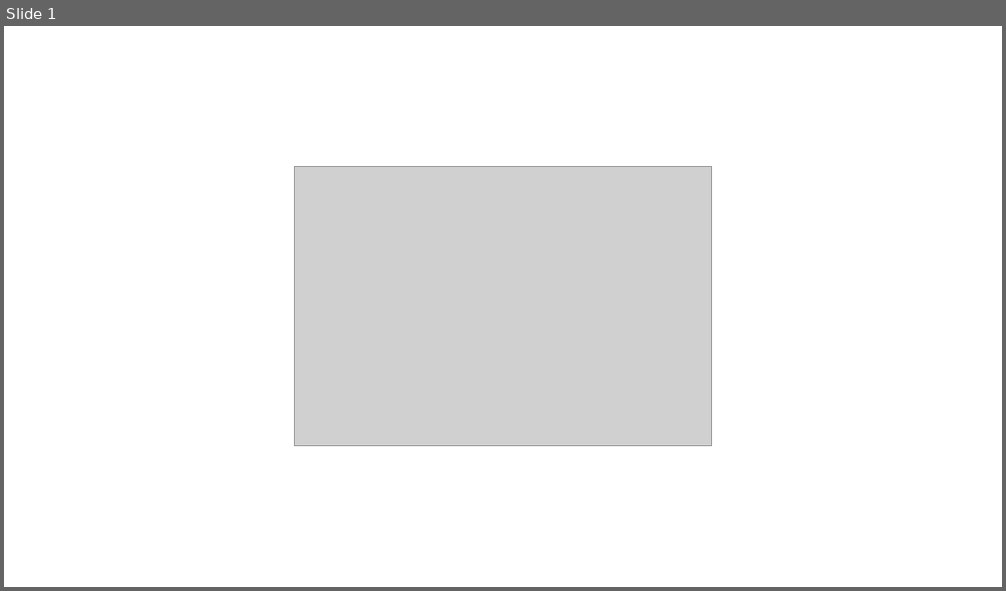
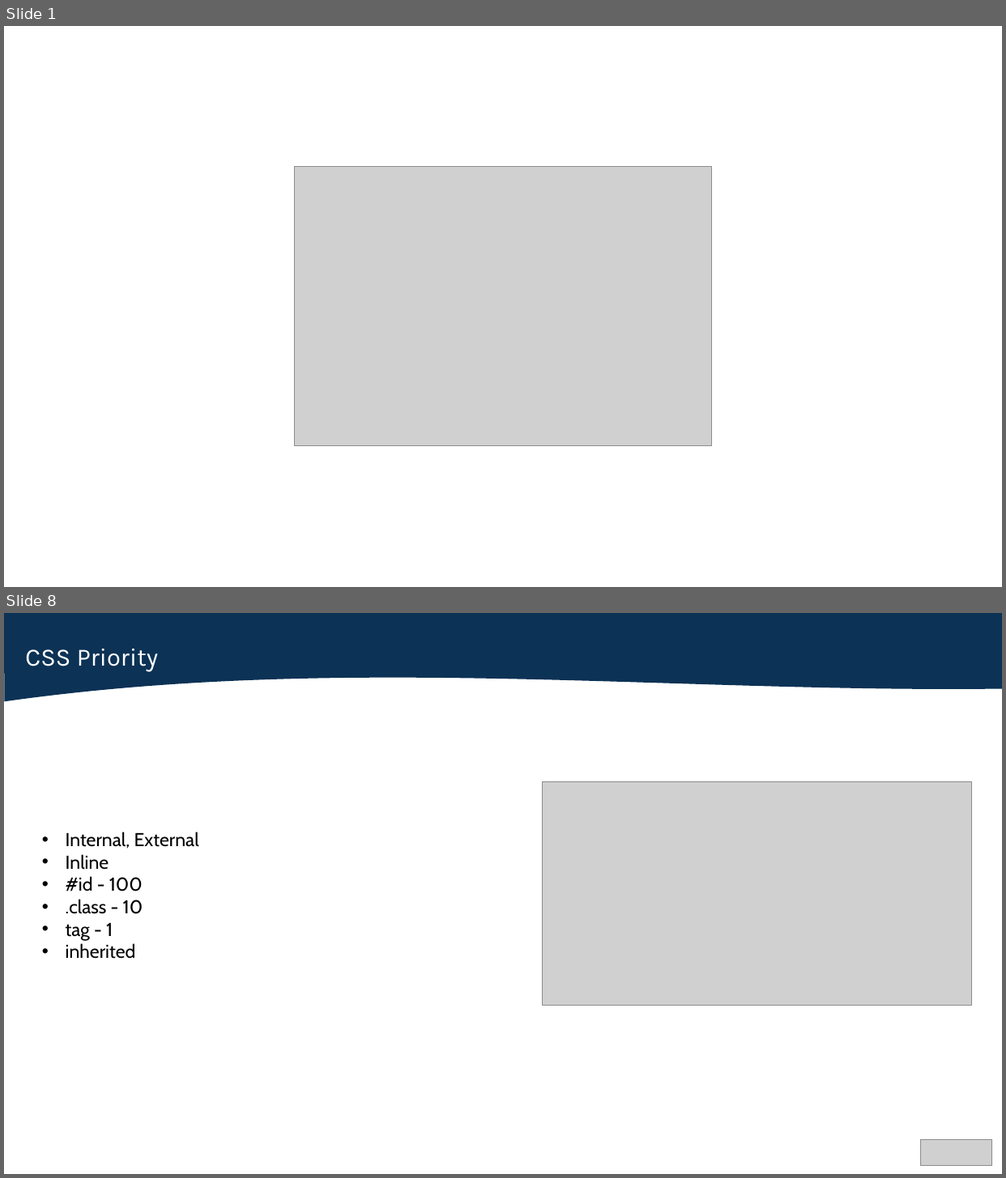
Before and after one commit to Luca-Linh/Odoo-Project, a slide deck: FE_Lesson/Lesson-1.pptx. Shown one above the other, each under a label of ours: slide 1 before the commit, slides 1 and 8 after it; the slides between them are not shown. The pictures are 1006x591 and 1006x1178 pixels, drawn with LibreOffice and Linux fonts; fonts in the diff are those of the drawing; grey boxes stand for pictures. Boxes give left, top, right and bottom in pixels: in the first picture for what was removed or moved away, otherwise in the second. Text is boxed around its words. In the diff, an @@ line names an element or a change of style, - is before the commit and + after.

```diff
--- a/FE_Lesson/Lesson-1.pptx
+++ b/FE_Lesson/Lesson-1.pptx
@@ slide 8 added at (x1=4, y1=613, x2=1002, y2=1174), background #FFFFFF @@
@@ freeform shape added at (x1=4, y1=613, x2=1002, y2=701), fill #0C3255 @@
@@ text added at (x1=25, y1=649, x2=158, y2=672), 24 pt, text #FFFFFF @@
+CSS Priority
@@ picture added at (x1=543, y1=781, x2=971, y2=1006) @@
@@ text added at (x1=66, y1=832, x2=199, y2=959), 18 pt, text #000000 @@
+• Internal, External
+• Inline
+• #id - 100
+• .class - 10
+• tag - 1
+• inherited
@@ picture added at (x1=921, y1=1140, x2=992, y2=1165) @@
```
Also in this commit, not shown: 2 slides changed, 11 other slides added.
